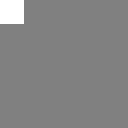
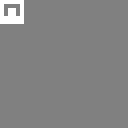
Revision of a layered 128x128 image; what changed, layer by layer:
painted on "Layer 1" over [4, 4, 20, 16]
